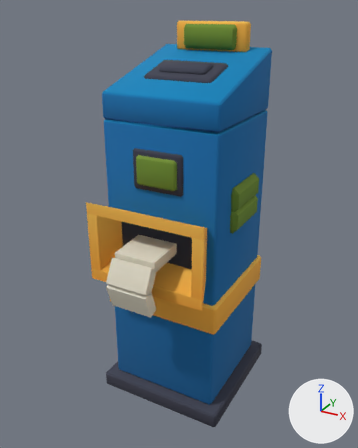
The glTF model kits/workfiles/sq-arcade/ticket-eater.glb: old version first, new version second.
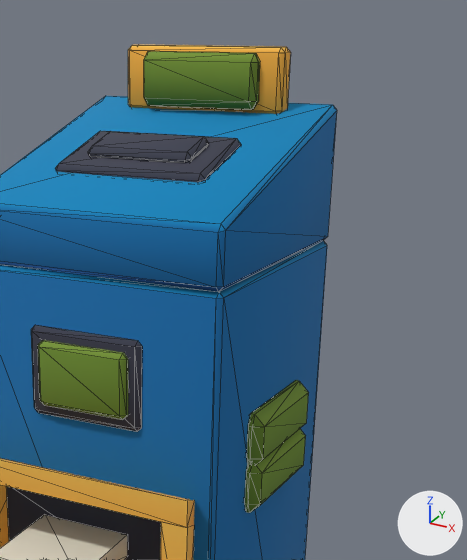
Old and new are each drawn whole from a 50 mm lens placed at (0.321, -0.577, 0.577), pointed at (0.001, 0.004, 0.286) and again close up on the part from 33% to 92% of the width and 0% to 57% of the height. Arrows for +X, +Y and +Z are at lower right; the lights stay in place. The older version's two pictures come first. The close-ups show mesh edges as thin lines. Where no turn or scale is listed for an object, it has been applied to the vertices. Vertices at exactly the same position are counted once.

In view in the first close-up: 'ticket-eater'.
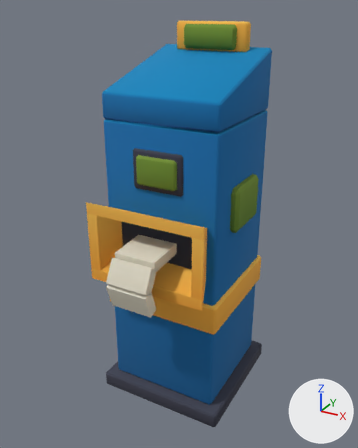
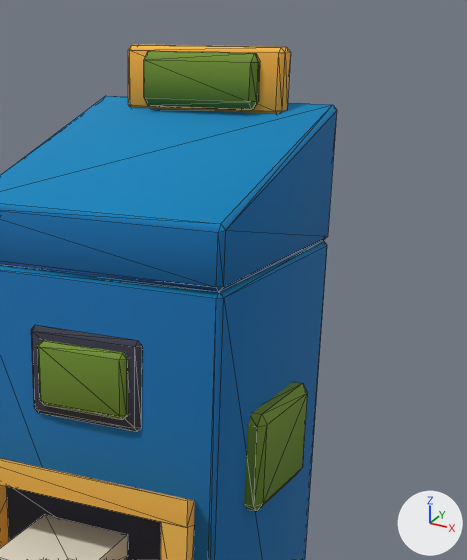
The newer file is also rescaled (x1.2) as a whole; pictures and numbers use the older file's frame.

Pixel boxes [x1, y1, x2, y2] of what changed, in the close-ups (467 x 560 px):
part 1 of me_ticket_eater, rebuilt (54% taller): before [245, 429, 306, 513]; after [244, 382, 307, 512]
part 2 of me_ticket_eater, deleted: before [88, 131, 208, 163]
part 3 of me_ticket_eater, deleted (green): before [247, 380, 309, 465]
part 4 of me_ticket_eater, deleted: before [55, 131, 241, 183]

Patch to the scene script:
```diff
--- a/kits/workfiles/sq-arcade/ticket-eater.glb.py
+++ b/kits/workfiles/sq-arcade/ticket-eater.glb.py
@@ me_ticket_eater @@
 # used by ob_ticket_eater; location = (-0.2625, -0.9977, 0.0)
-me_ticket_eater.from_pydata(...)  # 371 vertices, 624 faces; spans x 0.162..0.362, y 0.863..1.133, z 0.0..0.558
+me_ticket_eater.from_pydata(...)  # 279 vertices, 488 faces; spans x 0.163..0.362, y 0.863..1.133, z 0.0..0.557
+# me_ticket_eater part 1: the loose piece of 24 vertices spanning x 0.341..0.357, y 0.993..1.073, z 0.293..0.327 is rebuilt with 24 vertices and now spans x 0.34..0.357, y 0.993..1.073, z 0.293..0.357
+# me_ticket_eater part 2: the loose piece of 24 vertices spanning x 0.227..0.297, y 1.008..1.037, z 0.495..0.51 is deleted
+# me_ticket_eater part 3: the loose piece of 24 vertices spanning x 0.341..0.357, y 0.993..1.073, z 0.323..0.357 is deleted
+# me_ticket_eater part 4: the loose piece of 20 vertices spanning x 0.212..0.312, y 0.995..1.05, z 0.488..0.508 is deleted
+# other edits to the shape of me_ticket_eater do not show in these pictures
 me_ticket_eater.materials.append(mat_colormap)
```
